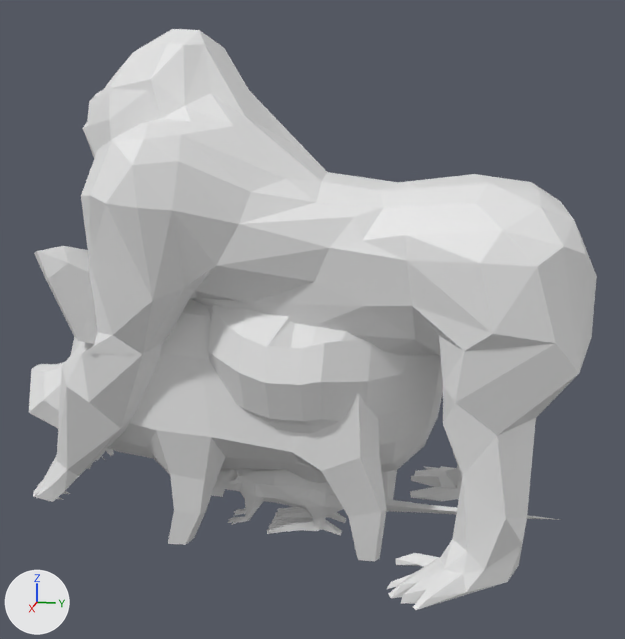
Two versions of the OBJ model final_project4/Assets/Mesh/Gorilla/Walk/Gorilla_000009.obj, one commit apart.
Before and after are seen from a camera (50 mm lens) standing at (3.64, 0.88, 1.9) and looking at (-0.01, 0.15, 0.99). The lights are fixed; the arrows at lower left show +X, +Y and +Z. Where no turn or scale is listed for an object, it has been applied to the vertices.

Script lines for the objects in view, before the commit:
```python
me_10664_gorilla_v2 = bpy.data.meshes.new('10664_Gorilla_v2')
me_10664_gorilla_v2.from_pydata(...)  # 485 vertices, 886 faces; spans x -0.7..0.65, y -1.12..1.31, z 0.01..2.22
me_chicken = bpy.data.meshes.new('Chicken')
me_chicken.from_pydata(...)  # 378 vertices, 378 faces, 1 loose edge; spans x -0.48..0.47, y -0.75..0.82, z 0.0..1.69
me_grp1_mesh = bpy.data.meshes.new('grp1_Mesh')
me_grp1_mesh.from_pydata(...)  # 425 vertices, 846 faces; spans x -0.13..0.13, y -0.39..1.27, z 0.0..0.33
me_pig = bpy.data.meshes.new('pig')
me_pig.from_pydata(...)  # 244 vertices, 251 faces; spans x -0.55..0.55, y -1.2..0.7, z -0.01..1.36
ob_10664_gorilla_v2 = bpy.data.objects.new('10664_Gorilla_v2', me_10664_gorilla_v2)
ob_10664_gorilla_v2.location = (0.0, 0.0, 0.0)
ob_chicken = bpy.data.objects.new('Chicken', me_chicken)
ob_chicken.location = (0.0, 0.0, 0.0)
ob_grp1_mesh = bpy.data.objects.new('grp1_Mesh', me_grp1_mesh)
ob_grp1_mesh.location = (0.0, 0.0, 0.0)
ob_pig = bpy.data.objects.new('pig', me_pig)
ob_pig.location = (0.0, 0.0, 0.0)
```
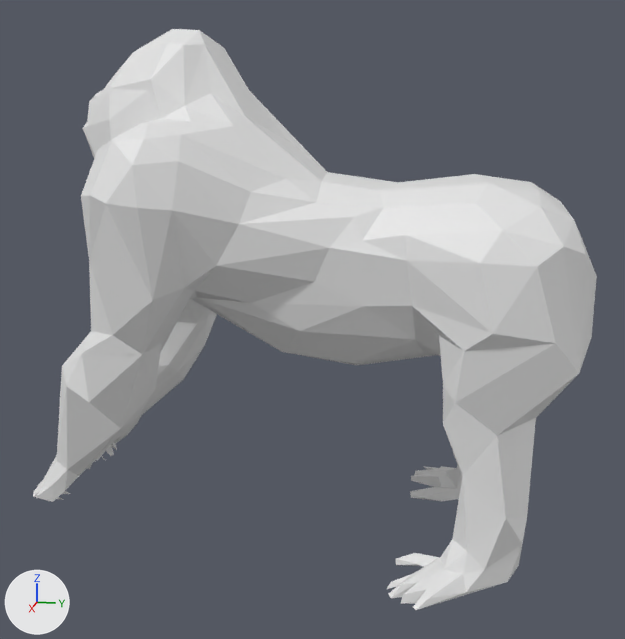
Boxes (x1, y1, x2, y2) around the edits, measured in the pictures (625 x 639 px):
'pig', deleted
    before: (29, 246, 397, 562)
'Chicken', deleted
    before: (205, 182, 443, 536)
'grp1_Mesh', deleted
    before: (215, 468, 560, 532)

What changed in the scene script:
```text
Remove ob_chicken:
    ob_chicken = bpy.data.objects.new('Chicken', me_chicken)
    ob_chicken.location = (0.0, 0.0, 0.0)
Remove ob_grp1_mesh:
    ob_grp1_mesh = bpy.data.objects.new('grp1_Mesh', me_grp1_mesh)
    ob_grp1_mesh.location = (0.0, 0.0, 0.0)
Remove ob_pig:
    ob_pig = bpy.data.objects.new('pig', me_pig)
    ob_pig.location = (0.0, 0.0, 0.0)
```
